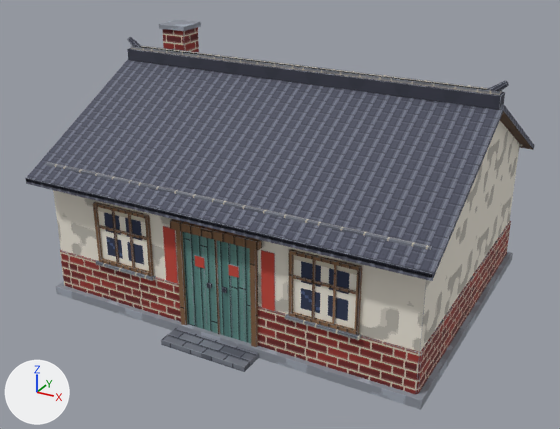
Renders of the glTF model godot/assets/blender/cn_brick_house_2.glb from each side of a commit.
Rendered twice from a camera (50 mm lens) standing at (7.7, -14.68, 8.88) and looking at (-0.04, -0.61, 1.85). The lights are fixed; the arrows at lower left show +X, +Y and +Z. The older version comes first. Vertices at exactly the same position are counted once.

Objects in the first picture: 'cn_brick_house_3'.
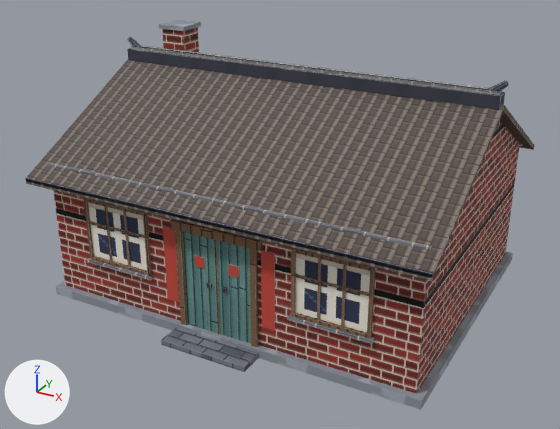
Patch to the scene script:
```diff
--- a/godot/assets/blender/cn_brick_house_2.glb.py
+++ b/godot/assets/blender/cn_brick_house_2.glb.py
@@ mat_pw_tile_cn_brown @@
+mat_pw_tile_cn_brown = principled_material('pw_tile_cn_brown')
+mat_pw_tile_cn_brown.texture = img_pw_tile_cn_brown
+mat_pw_tile_cn_brown.roughness = 0.9
@@ me_cn_brick_house_3 @@
-me_cn_brick_house_3.from_pydata(...)  # 1324 vertices, 2162 faces; spans x -4.53..4.53, y -3.95..3.75, z 0.0..5.66
+me_cn_brick_house_3.from_pydata(...)  # 1260 vertices, 2022 faces; spans x -4.53..4.53, y -3.95..3.75, z 0.0..5.66
+# me_cn_brick_house_3 part 1: the loose piece of 20 vertices spanning x 1.7..3.0, y -3.3..-3.25, z 1.95..2.0 is scaled about its middle by (1.15, 1, 1), then moved by (0.15, 0.0, 0.03)
+# me_cn_brick_house_3 part 2: the loose piece of 20 vertices spanning x 2.54..2.59, y -3.3..-3.25, z 1.2..2.45 is scaled about its middle by (1, 1, 1.04), then moved by (0.18, 0.0, 0.03)
+# me_cn_brick_house_3 part 3: the loose piece of 20 vertices spanning x 2.11..2.16, y -3.3..-3.25, z 1.2..2.45 is scaled about its middle by (1, 1, 1.04), then moved by (0.12, 0.0, 0.03)
+# me_cn_brick_house_3 part 4: the loose piece of 64 vertices spanning x 1.62..3.07, y -3.32..-3.25, z 1.13..2.52 is copied, and the copy is scaled about its middle by (1.14, 1, 1.04), then moved by (0.15, 0.0, 0.02); it spans x 1.67..3.32, y -3.32..-3.25, z 1.13..2.57
+# me_cn_brick_house_3 part 5: the loose piece of 20 vertices spanning x -3.0..-1.7, y -3.3..-3.25, z 1.95..2.0 is scaled about its middle by (1.15, 1, 1), then moved by (-0.15, 0.0, 0.03)
+# me_cn_brick_house_3 part 6: the loose piece of 20 vertices spanning x -2.16..-2.11, y -3.3..-3.25, z 1.2..2.45 is scaled about its middle by (1, 1, 1.04), then moved by (-0.12, 0.0, 0.03)
+# me_cn_brick_house_3 part 7: the loose piece of 20 vertices spanning x -2.59..-2.54, y -3.3..-3.25, z 1.2..2.45 is scaled about its middle by (1, 1, 1.04), then moved by (-0.18, 0.0, 0.03)
+# me_cn_brick_house_3 part 8: the loose piece of 64 vertices spanning x -3.07..-1.62, y -3.32..-3.25, z 1.13..2.52 is copied, and the copy is scaled about its middle by (1.14, 1, 1.04), then moved by (-0.15, 0.0, 0.02); it spans x -3.32..-1.67, y -3.32..-3.25, z 1.13..2.57
+# me_cn_brick_house_3 part 9: the loose piece of 4 vertices spanning x 1.7..3.0, y -3.26, z 1.2..2.45 is rebuilt with 4 vertices and now spans x 1.75..3.25, y -3.26, z 1.2..2.5
+# me_cn_brick_house_3 part 10: the loose piece of 4 vertices spanning x -3.0..-1.7, y -3.26, z 1.2..2.45 is rebuilt with 4 vertices and now spans x -3.25..-1.75, y -3.26, z 1.2..2.5
+# me_cn_brick_house_3 part 11
+# 230 vertices are removed from x -4.28..4.28, y -3.37..3.28, z 0.2..2.52
+# 484 faces are deleted
+# 6 vertices move within x -4.25..4.25, y -3.25..3.25, z 0.2..2.4
+# 20 vertices are added at x -3.37..3.37, y -3.37..-3.25, z 1.06..1.13
+# 7 new vertices lie (0.0, 0.0, -0.06) away from vertices in x -1.63..1.63, y -3.37..-3.25, z 1.12
+# 5 new vertices lie (1.74, 0.0, 0.0) away from vertices in x 1.63, y -3.37..-3.25, z 1.06..1.13
+# 6 new vertices lie (-1.74, 0.0, 0.0) away from vertices in x -1.63, y -3.37..-3.25, z 1.06..1.13
+# 64 new faces join them, mat_pw_cement (picture img_pw_cement)
+# 4 new faces join them, mat_pw_brick_red_cn (picture img_pw_brick_red_cn)
+# 16 new faces join them, mat_pw_door_wood (picture img_pw_door_wood)
+# 20 new faces join them, mat_pw_brick_grey (picture img_pw_brick_grey)
+# me_cn_brick_house_3 part 12: 10 faces spanning x -4.25..4.25, y -3.25..3.25, z 0.2..4.86 switch from mat_pw_whitewash (picture img_pw_whitewash) to mat_pw_brick_red_cn (picture img_pw_brick_red_cn)
+# me_cn_brick_house_3 part 13: 16 faces spanning x -4.5..4.5, y -3.75..3.75, z 2.83..4.85 switch from mat_pw_tile_cn (picture img_pw_tile_cn) to mat_pw_tile_cn_brown (picture img_pw_tile_cn_brown)
 me_cn_brick_house_3.materials.append(mat_pw_cement)
```

Changed parts and their boxes (x1, y1, x2, y2) in the pictures (560 x 429 px; the box of a moved part takes in the faces that stretch with it):
part 1 of me_cn_brick_house_3, moved or reshaped: before (293, 275, 356, 294); after (295, 274, 369, 296)
part 2 of me_cn_brick_house_3, moved or reshaped: before (332, 265, 337, 324); after (341, 265, 347, 327)
part 3 of me_cn_brick_house_3, moved or reshaped: before (311, 260, 316, 319); after (317, 259, 322, 320)
part 4 of me_cn_brick_house_3, added (brown): after (291, 248, 376, 338)
part 5 of me_cn_brick_house_3, moved or reshaped: before (98, 225, 147, 240); after (89, 221, 144, 238)
part 6 of me_cn_brick_house_3, moved or reshaped: before (128, 214, 135, 268); after (123, 211, 131, 267)
part 7 of me_cn_brick_house_3, moved or reshaped: before (111, 210, 119, 263); after (104, 206, 113, 262)
part 8 of me_cn_brick_house_3, added (brown): after (84, 198, 152, 276)
part 9 of me_cn_brick_house_3, rebuilt (17% wider, 7% taller): before (293, 255, 357, 329); after (295, 253, 370, 332)
part 10 of me_cn_brick_house_3, rebuilt (15% wider, 6% taller): before (98, 207, 149, 271); after (88, 203, 147, 271)
part 11 of me_cn_brick_house_3, cut back: before (60, 142, 520, 394); after (87, 142, 520, 394)
part 12 of me_cn_brick_house_3, recoloured: before (53, 121, 518, 352); after (53, 121, 518, 393)
part 13 of me_cn_brick_house_3, recoloured: (27, 60, 517, 281) in both
